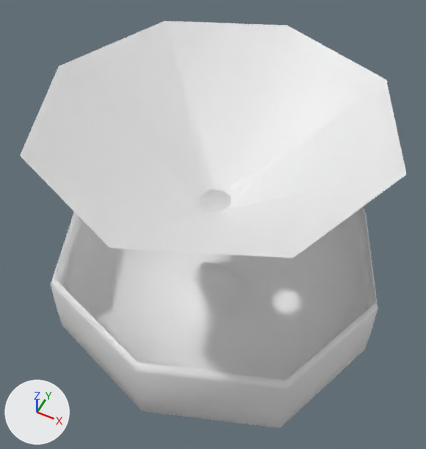
An edit to the OBJ model Models/Filter.obj, drawn before and after from the same camera.
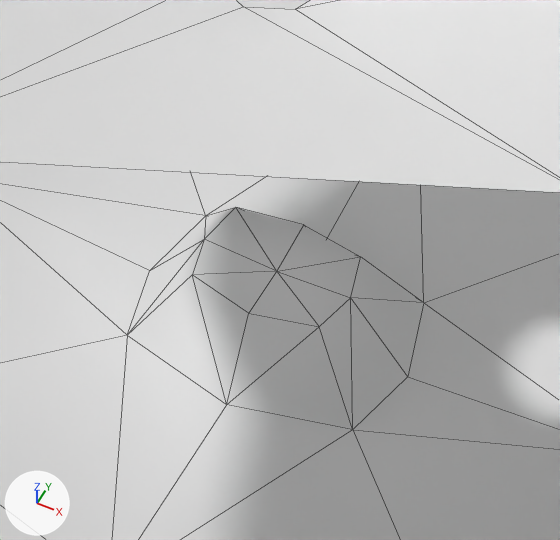
The first picture shows the older version from a camera (50 mm lens) standing at (2.49, -5.05, 5.7) and looking at (0.0, -0.07, -0.52). The close-ups show both versions on the part from 35% to 67% of the width and 47% to 77% of the height of that picture. Lighting does not change. The marker at lower left points along +X, +Y and +Z. The close-ups show mesh edges as thin lines. Where no turn or scale is listed for an object, it has been applied to the vertices.

Script lines for the objects in view, before the commit:
```python
me_circle_circle_001 = bpy.data.meshes.new('Circle_Circle.001')
me_circle_circle_001.from_pydata(...)  # 106 vertices, 192 faces; spans x -2.43..2.51, y -2.34..2.28, z -2.35..1.35
ob_circle_circle_001 = bpy.data.objects.new('Circle_Circle.001', me_circle_circle_001)
ob_circle_circle_001.location = (0.0, 0.0, 0.0)
```
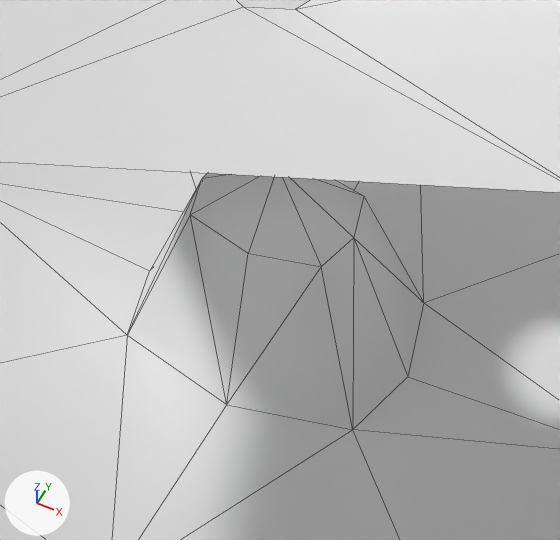
The change, as a list of edits to the scene's bpy script:
```text
Change me_circle_circle_001:
    where me_circle_circle_001.from_pydata(...)  # 106 vertices, 192 faces; spans x -2.43..2.51, y -2.34..2.28, z -2.35..1.35
    used by ob_circle_circle_001; location = (0.0, 0.0, 0.0)
    me_circle_circle_001 part 1: all 8 vertices in x -0.28..0.36, y -0.28..0.2, z -1.76..-1.75 are moved by (0.0, 0.0, 0.38)
    me_circle_circle_001 part 2: the 1 vertex in x 0.04, y -0.04, z -1.78 is moved by (0.0, 0.0, 0.65)
```

Pixel boxes [x1, y1, x2, y2] of what changed, in the close-ups (560 x 540 px; the box of a moved part takes in the faces that stretch with it):
part 1 of me_circle_circle_001, moved or reshaped
    before: [128, 208, 424, 430]
    after: [128, 180, 424, 430]
part 2 of me_circle_circle_001, moved or reshaped
    before: [192, 208, 361, 327]
    after: [190, 173, 364, 267]
